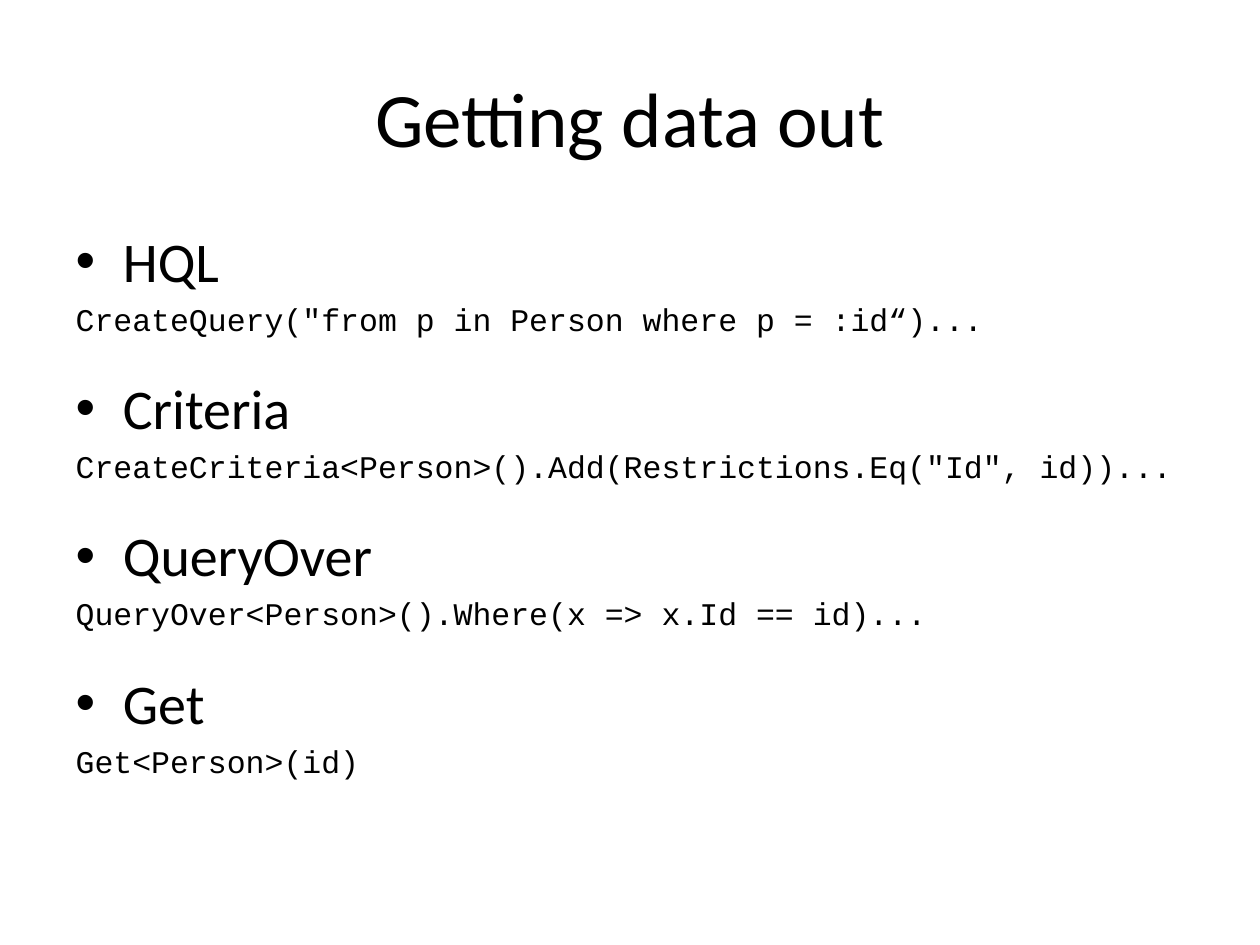
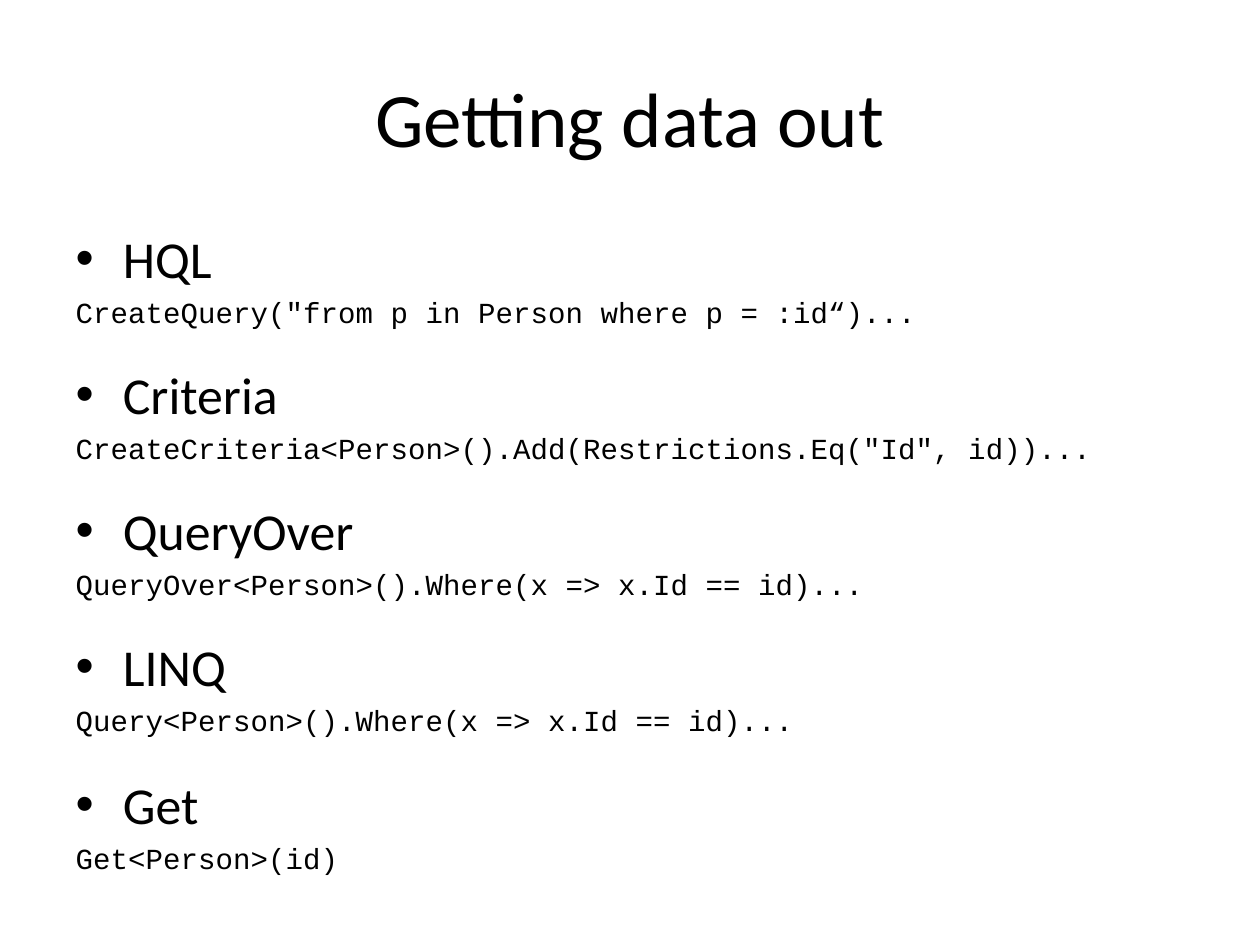
Before and after one commit to chripede/mow2011, a slide deck: slide 7 of Getting started with NHibernate.pptx (slide 6 before the commit). Drawn at 1260x945 pixels with LibreOffice and Linux fonts; fonts in the diff are those of the drawing. Boxes give left, top, right and bottom in pixels: in the first picture for what was removed or moved away, otherwise in the second. Text is boxed around its words. In the diff, an @@ line names an element or a change of style, - is before the commit and + after.

Commit message:
Powerpoint

```diff
--- a/Getting started with NHibernate.pptx
+++ b/Getting started with NHibernate.pptx
@@ text at box(76, 244, 1090, 825): size 32 to 29.6 pt in "HQL", "Criteria", "QueryOver", "Get"; size 18 to 16.6 pt in "CreateQuery("from p in Person where p = ...", "CreateCriteria<Person>().Add(Restrictions.Eq("Id", id))...", "QueryOver<Person>().Where(x => x.Id == id)...", "Get<Person>(id)" @@
@@ text at box(76, 652, 793, 737): paragraphs added @@
+• LINQ
+Query<Person>().Where(x => x.Id == id)...
```
Also in this commit, not shown: 1 other slide changed, 2 slides added.
